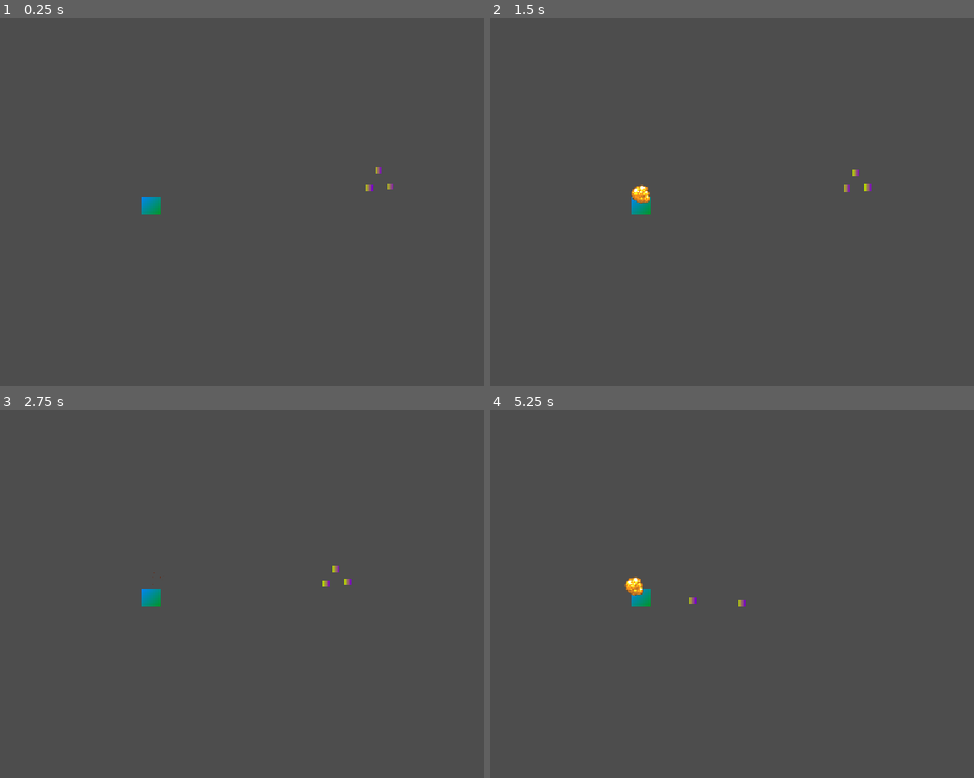
Above: before the commit, frames 1-4 (two rows, left to right).
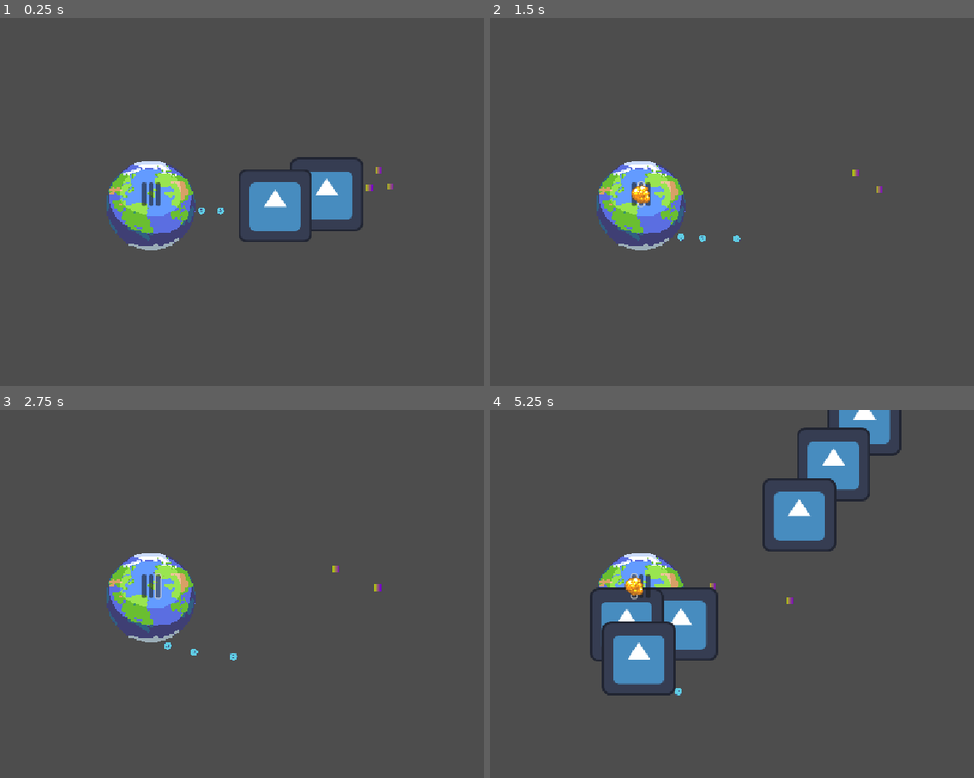
Above: after the commit, the same moments.

Repository: BoiPlex/Orbitron
Game: Godot game, scene res://scenes/game_world.tscn
Two runs of this game, one before a commit and one after it. Both use one fixed random seed, a clock stepped at 60 frames per second and the inputs below. The engine's default icon, where the game draws it, is replaced by a stand-in: a white triangle on a blue panel in a dark square.
Inputs (mouse positions are in pixels of both pictures, inside the frame that each line leads up to):
- Up to frame 1 (0.25 s): no input
- Up to frame 2 (1.5 s): click (635, 194) at 0.52 s; click (640, 194) at 1.27 s
- Up to frame 3 (2.75 s): click (159, 586) at 2.02 s
- Up to frame 4 (5.25 s): click (635, 586) at 2.77 s; click (640, 586) at 3.52 s; click (649, 586) at 4.27 s; click (635, 586) at 5.02 s

The runs differ from the first frame. In frame 1, 6.7% of the frame differs, in the area x 22-76%, y 37-64%; in frame 2, 3.5%; in frame 3, 3.7%; in frame 4, 9.3%, in the area x 20-86%, y 0-78%.

Commit message:
sprite work

Diff:
--- a/orbitron-game/resources/basic_ally_proj.tres
+++ b/orbitron-game/resources/basic_ally_proj.tres
@@ -5,12 +5,13 @@
 
 [resource]
 script = ExtResource("1_tgpor")
-initial_speed = 400.0
+initial_speed = 600.0
 destroy_on_hit = true
 lifetime = 5.0
 sprite_texture = ExtResource("2_fm77b")
 entity_name = "AllyProj"
 max_health = 100
 contact_damage = 30
+contact_knockback = 200.0
 mass = 0.2
 metadata/_custom_type_script = "uid://bdl3ke2ju4jip"
--- a/orbitron-game/resources/melee_tower_I.tres
+++ b/orbitron-game/resources/melee_tower_I.tres
@@ -16,7 +16,7 @@
 bursts = 1
 burst_interval = 0.0
 detection_range = 50.0
-entity_name = ""
+entity_name = "Guardian I"
 max_health = 200
 contact_damage = 10
 contact_knockback = 1.0
--- a/orbitron-game/resources/melee_tower_II.tres
+++ b/orbitron-game/resources/melee_tower_II.tres
@@ -16,7 +16,7 @@
 bursts = 1
 burst_interval = 0.0
 detection_range = 40.0
-entity_name = ""
+entity_name = "Guardian II"
 max_health = 300
 contact_damage = 50
 contact_knockback = 1.0
--- a/orbitron-game/resources/melee_tower_III.tres
+++ b/orbitron-game/resources/melee_tower_III.tres
@@ -14,7 +14,7 @@
 bursts = 1
 burst_interval = 0.0
 detection_range = 35.0
-entity_name = ""
+entity_name = "Guardian III"
 max_health = 700
 contact_damage = 100
 contact_knockback = 1.0
--- a/orbitron-game/resources/repulsor_projectile.tres
+++ b/orbitron-game/resources/repulsor_projectile.tres
@@ -1,14 +1,12 @@
-[gd_resource type="Resource" script_class="ProjectileStats" load_steps=3 format=3 uid="uid://s0olcfmcwr81"]
+[gd_resource type="Resource" script_class="ProjectileStats" load_steps=2 format=3 uid="uid://s0olcfmcwr81"]
 
 [ext_resource type="Script" uid="uid://bdl3ke2ju4jip" path="res://scripts/resources/projectile_stats_template.gd" id="1_xnrxp"]
-[ext_resource type="Texture2D" uid="uid://cxyspm0b2tgqm" path="res://assets/explosion.png" id="2_7eogl"]
 
 [resource]
 script = ExtResource("1_xnrxp")
 initial_speed = 100.0
 destroy_on_hit = false
 lifetime = 2.0
-sprite_texture = ExtResource("2_7eogl")
 entity_name = ""
 max_health = 100
 contact_damage = 10
--- a/orbitron-game/resources/repulsor_tower_I.tres
+++ b/orbitron-game/resources/repulsor_tower_I.tres
@@ -8,6 +8,7 @@
 script = ExtResource("1_7g755")
 upgrades_to = ExtResource("3_3ig1v")
 cost = 100
+orbiting_speed = 40.0
 projectile = ExtResource("1_dd3ta")
 fire_rate = 0.4
 spread_copies = 2
@@ -15,7 +16,7 @@
 bursts = 1
 burst_interval = 0.0
 detection_range = 100.0
-entity_name = ""
+entity_name = "Repulsor I"
 max_health = 100
 contact_damage = 10
 contact_knockback = 1.0
--- a/orbitron-game/resources/repulsor_tower_II.tres
+++ b/orbitron-game/resources/repulsor_tower_II.tres
@@ -16,7 +16,7 @@
 bursts = 1
 burst_interval = 0.0
 detection_range = 100.0
-entity_name = ""
+entity_name = "Repulsor II"
 max_health = 200
 contact_damage = 10
 contact_knockback = 1.0
--- a/orbitron-game/resources/repulsor_tower_III.tres
+++ b/orbitron-game/resources/repulsor_tower_III.tres
@@ -6,6 +6,7 @@
 [resource]
 script = ExtResource("2_2c41u")
 cost = 100
+orbiting_speed = 40.0
 projectile = ExtResource("1_yhn8r")
 fire_rate = 0.2
 spread_copies = 12
@@ -13,7 +14,7 @@
 bursts = 1
 burst_interval = 0.0
 detection_range = 100.0
-entity_name = ""
+entity_name = "Repulsor III"
 max_health = 300
 contact_damage = 10
 contact_knockback = 1.0
--- a/orbitron-game/resources/shoot_tower_I.tres
+++ b/orbitron-game/resources/shoot_tower_I.tres
@@ -1,13 +1,15 @@
-[gd_resource type="Resource" script_class="TowerStats" load_steps=4 format=3 uid="uid://grck8mtpfay0"]
+[gd_resource type="Resource" script_class="TowerStats" load_steps=5 format=3 uid="uid://grck8mtpfay0"]
 
 [ext_resource type="Script" uid="uid://b3qwo5g5sgdgc" path="res://scripts/resources/tower_stats_template.gd" id="1_7qfe8"]
 [ext_resource type="Resource" uid="uid://bal7popik6k7r" path="res://resources/basic_ally_proj.tres" id="1_ey7u4"]
 [ext_resource type="Resource" uid="uid://cs2ho6uqdkqa3" path="res://resources/shoot_tower_II.tres" id="3_bc5ax"]
+[ext_resource type="Texture2D" uid="uid://0aivnv5j13e0" path="res://assets/repulse1.png" id="3_r8fdl"]
 
 [resource]
 script = ExtResource("1_7qfe8")
 upgrades_to = ExtResource("3_bc5ax")
 cost = 100
+orbiting_speed = 40.0
 projectile = ExtResource("1_ey7u4")
 fire_rate = 1.2
 spread_copies = 1
@@ -15,8 +17,10 @@
 bursts = 1
 burst_interval = 0.0
 detection_range = 200.0
+sprite_texture = ExtResource("3_r8fdl")
 entity_name = "Gunner I"
 max_health = 100
 contact_damage = 10
+contact_knockback = 1.0
 mass = 10.0
 metadata/_custom_type_script = "uid://b3qwo5g5sgdgc"
--- a/orbitron-game/resources/shoot_tower_II.tres
+++ b/orbitron-game/resources/shoot_tower_II.tres
@@ -1,13 +1,15 @@
-[gd_resource type="Resource" script_class="TowerStats" load_steps=4 format=3 uid="uid://cs2ho6uqdkqa3"]
+[gd_resource type="Resource" script_class="TowerStats" load_steps=5 format=3 uid="uid://cs2ho6uqdkqa3"]
 
 [ext_resource type="Resource" uid="uid://bal7popik6k7r" path="res://resources/basic_ally_proj.tres" id="1_01tjd"]
 [ext_resource type="Script" uid="uid://b3qwo5g5sgdgc" path="res://scripts/resources/tower_stats_template.gd" id="1_i0gep"]
 [ext_resource type="Resource" uid="uid://cjoo0taj1jhcs" path="res://resources/shoot_tower_III.tres" id="3_5mxyd"]
+[ext_resource type="Texture2D" uid="uid://bfyqq8xhqtvkb" path="res://assets/repulse2.png" id="3_15w4x"]
 
 [resource]
 script = ExtResource("1_i0gep")
 upgrades_to = ExtResource("3_5mxyd")
 cost = 100
+orbiting_speed = 40.0
 projectile = ExtResource("1_01tjd")
 fire_rate = 0.5
 spread_copies = 1
@@ -15,8 +17,10 @@
 bursts = 3
 burst_interval = 0.15
 detection_range = 200.0
+sprite_texture = ExtResource("3_15w4x")
 entity_name = "Gunner II"
 max_health = 150
 contact_damage = 40
+contact_knockback = 1.0
 mass = 20.0
 metadata/_custom_type_script = "uid://b3qwo5g5sgdgc"
--- a/orbitron-game/resources/shoot_tower_III.tres
+++ b/orbitron-game/resources/shoot_tower_III.tres
@@ -1,11 +1,13 @@
-[gd_resource type="Resource" script_class="TowerStats" load_steps=3 format=3 uid="uid://cjoo0taj1jhcs"]
+[gd_resource type="Resource" script_class="TowerStats" load_steps=4 format=3 uid="uid://cjoo0taj1jhcs"]
 
 [ext_resource type="Resource" uid="uid://bal7popik6k7r" path="res://resources/basic_ally_proj.tres" id="1_0okn4"]
 [ext_resource type="Script" uid="uid://b3qwo5g5sgdgc" path="res://scripts/resources/tower_stats_template.gd" id="1_wmsc3"]
+[ext_resource type="Texture2D" uid="uid://dtmvb5v86am3i" path="res://assets/repulse3.png" id="3_85yeu"]
 
 [resource]
 script = ExtResource("1_wmsc3")
 cost = 100
+orbiting_speed = 40.0
 projectile = ExtResource("1_0okn4")
 fire_rate = 0.6
 spread_copies = 1
@@ -13,8 +15,10 @@
 bursts = 5
 burst_interval = 0.1
 detection_range = 200.0
+sprite_texture = ExtResource("3_85yeu")
 entity_name = "Gunner III"
 max_health = 200
 contact_damage = 100
+contact_knockback = 1.0
 mass = 30.0
 metadata/_custom_type_script = "uid://b3qwo5g5sgdgc"
--- a/orbitron-game/scenes/game_world.tscn
+++ b/orbitron-game/scenes/game_world.tscn
@@ -1,10 +1,11 @@
-[gd_scene load_steps=6 format=3 uid="uid://oyknd2asn"]
+[gd_scene load_steps=7 format=3 uid="uid://oyknd2asn"]
 
 [ext_resource type="Script" uid="uid://cw4xtacqgcrfu" path="res://scripts/game_manager.gd" id="1_nd3ib"]
 [ext_resource type="PackedScene" uid="uid://bhwtdd4b235yl" path="res://scenes/player.tscn" id="2_ag5ty"]
 [ext_resource type="PackedScene" uid="uid://cfscq1mloc52k" path="res://scenes/tower.tscn" id="3_ywgp6"]
 [ext_resource type="PackedScene" uid="uid://c6g7jumv1icbe" path="res://scenes/test_body.tscn" id="4_0vfqx"]
 [ext_resource type="Script" uid="uid://di750aidn8r6w" path="res://scripts/projectile_pool.gd" id="5_wbbl4"]
+[ext_resource type="PackedScene" uid="uid://da7cbb55x2u75" path="res://scenes/hud_control.tscn" id="6_6c6v5"]
 
 [node name="GameWorld" type="Node2D"]
 script = ExtResource("1_nd3ib")
@@ -35,3 +36,5 @@
 [node name="ProjectilePool" type="Node2D" parent="."]
 unique_name_in_owner = true
 script = ExtResource("5_wbbl4")
+
+[node name="HudControl" parent="." instance=ExtResource("6_6c6v5")]
--- /dev/null
+++ b/orbitron-game/scenes/hud_control.tscn
@@ -0,0 +1,30 @@
+[gd_scene load_steps=2 format=3 uid="uid://da7cbb55x2u75"]
+
+[ext_resource type="Script" uid="uid://cj08odmwrik3i" path="res://scripts/UI/hud_control.gd" id="1_rx4kw"]
+
+[node name="HudControl" type="Control"]
+layout_mode = 3
+anchors_preset = 0
+script = ExtResource("1_rx4kw")
+
+[node name="HBoxContainer" type="HBoxContainer" parent="."]
+layout_mode = 1
+anchors_preset = 7
+anchor_left = 0.5
+anchor_top = 1.0
+anchor_right = 0.5
+anchor_bottom = 1.0
+offset_left = -16.0
+offset_top = -40.0
+offset_right = 16.0
+grow_horizontal = 2
+grow_vertical = 0
+
+[node name="Button" type="Button" parent="HBoxContainer"]
+layout_mode = 2
+
+[node name="Button2" type="Button" parent="HBoxContainer"]
+layout_mode = 2
+
+[node name="Button3" type="Button" parent="HBoxContainer"]
+layout_mode = 2
--- a/orbitron-game/scenes/player.tscn
+++ b/orbitron-game/scenes/player.tscn
@@ -1,27 +1,22 @@
-[gd_scene load_steps=9 format=3 uid="uid://bhwtdd4b235yl"]
+[gd_scene load_steps=8 format=3 uid="uid://bhwtdd4b235yl"]
 
 [ext_resource type="Script" uid="uid://t7lguk45wbay" path="res://scripts/player.gd" id="1_ohywo"]
 [ext_resource type="Script" uid="uid://bvy5hjeackl4b" path="res://scripts/player_hurtbox_component.gd" id="3_dqkch"]
 [ext_resource type="PackedScene" uid="uid://li3c1d3vqfqq" path="res://scenes/components/gravity_field.tscn" id="3_qhqgy"]
 [ext_resource type="Script" uid="uid://c7wj8tj6k5kjl" path="res://scripts/components/colored_collider.gd" id="4_dqkch"]
+[ext_resource type="Texture2D" uid="uid://mib1e4nyl1b4" path="res://assets/globe.png" id="5_qlg0r"]
 
 [sub_resource type="CircleShape2D" id="CircleShape2D_qhqgy"]
-radius = 35.0
+radius = 82.85
 
 [sub_resource type="CircleShape2D" id="CircleShape2D_qlg0r"]
-radius = 20.0
-
-[sub_resource type="Gradient" id="Gradient_dqkch"]
-colors = PackedColorArray(0, 0.522785, 0.962575, 1, 0, 0.585079, 0.137048, 1)
-
-[sub_resource type="GradientTexture2D" id="GradientTexture2D_qlg0r"]
-gradient = SubResource("Gradient_dqkch")
-fill_to = Vector2(1, 1)
+radius = 77.42
 
 [node name="Player" type="StaticBody2D"]
 script = ExtResource("1_ohywo")
 
 [node name="GravityField" parent="." instance=ExtResource("3_qhqgy")]
+texture_filter = 1
 gravity_strength = 20.0
 gravity_radius = 600.0
 
@@ -41,5 +36,6 @@
 metadata/_custom_type_script = "uid://c7wj8tj6k5kjl"
 
 [node name="Sprite2D" type="Sprite2D" parent="."]
-scale = Vector2(0.5, 0.5)
-texture = SubResource("GradientTexture2D_qlg0r")
+texture_filter = 3
+scale = Vector2(1.2, 1.2)
+texture = ExtResource("5_qlg0r")
--- a/orbitron-game/scenes/tower.tscn
+++ b/orbitron-game/scenes/tower.tscn
@@ -2,7 +2,7 @@
 
 [ext_resource type="Script" uid="uid://bact5q3bmxsrh" path="res://scripts/bodies/tower.gd" id="1_qrbg1"]
 [ext_resource type="Script" uid="uid://djiqi435icfju" path="res://scripts/components/hitbox_component.gd" id="2_jfguu"]
-[ext_resource type="Resource" uid="uid://cn5tupdtk0clw" path="res://resources/melee_tower_III.tres" id="2_xl0gn"]
+[ext_resource type="Resource" uid="uid://cs2ho6uqdkqa3" path="res://resources/shoot_tower_II.tres" id="2_xl0gn"]
 [ext_resource type="Script" uid="uid://c7wj8tj6k5kjl" path="res://scripts/components/colored_collider.gd" id="3_85u2j"]
 [ext_resource type="Script" uid="uid://bsmkv7habdqi5" path="res://scripts/components/hurtbox_component.gd" id="4_xl0gn"]
 [ext_resource type="Script" uid="uid://bhkkdgseo08jf" path="res://scripts/components/detection_component.gd" id="5_jfguu"]
--- /dev/null
+++ b/orbitron-game/scripts/UI/hud_control.gd
@@ -0,0 +1 @@
+extends Control
Binary file added: orbitron-game/assets/globe-sheet.png
Not shown, added: orbitron-game/assets/globe-sheet.png.import
Binary file added: orbitron-game/assets/globe.aseprite
Binary file added: orbitron-game/assets/globe.png
Not shown, added: orbitron-game/assets/globe.png.import
Binary file added: orbitron-game/assets/melee1.png
Not shown, added: orbitron-game/assets/melee1.png.import
Binary file added: orbitron-game/assets/melee2.png
Not shown, added: orbitron-game/assets/melee2.png.import
Binary file added: orbitron-game/assets/melee3.png
Not shown, added: orbitron-game/assets/melee3.png.import
Binary file added: orbitron-game/assets/repulse1.png
(and 12 more such lines)
